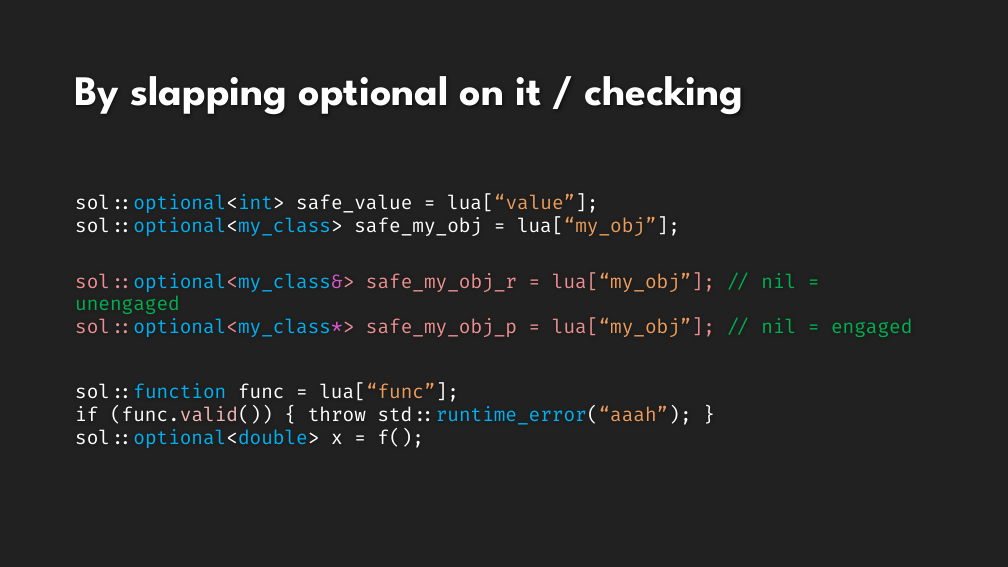
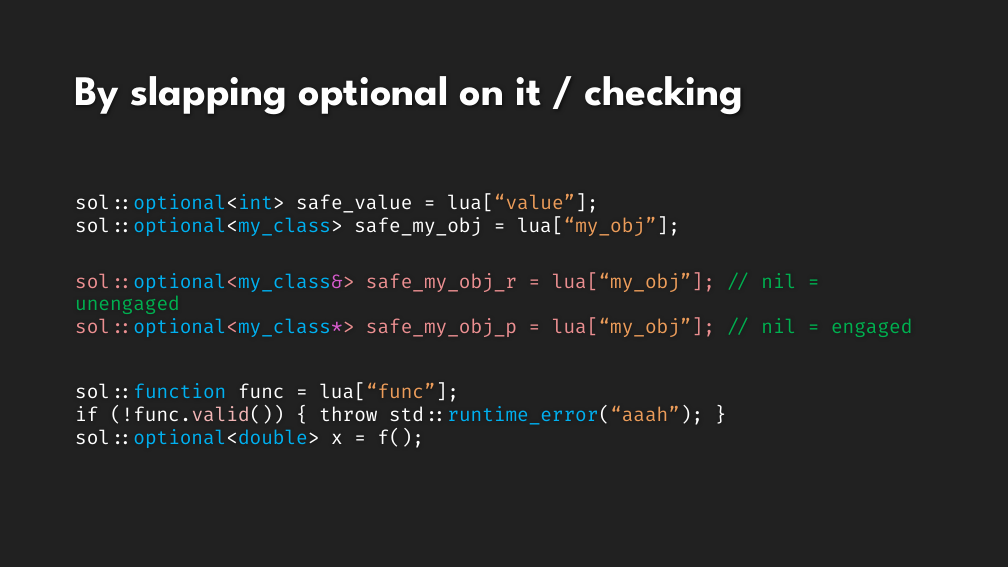
Before and after one commit to ThePhD/ThePhD.github.io, a slide deck: slide 43 of presentations/sol2/C++ Now/2018.03.28 - ThePhD - Compile Fast, Run Faster, Scale Forever.pptx. Drawn at 1008x567 pixels with LibreOffice and Linux fonts; fonts in the diff are those of the drawing; background and template pictures are left out. Boxes give left, top, right and bottom in pixels: in the first picture for what was removed or moved away, otherwise in the second. Text is boxed around its words. In the diff, an @@ line names an element or a change of style, - is before the commit and + after.

```diff
--- a/presentations/sol2/C++ Now/2018.03.28 - ThePhD - Compile Fast, Run Faster, Scale Forever.pptx
+++ b/presentations/sol2/C++ Now/2018.03.28 - ThePhD - Compile Fast, Run Faster, Scale Forever.pptx
@@ text at (75, 384, 703, 448): text changed @@
-sol::function func = lua[“func”];
-if (func.valid()) { throw std::runtime_error(“aaah”); }
-sol::optional<double> x = f();
+sol::function func = lua[“func”];
+if (!func.valid()) { throw std::runtime_error(“aaah”); }
+sol::optional<double> x = f();
```
Also in this commit, not shown: 4 other slides changed, 1 other file.
